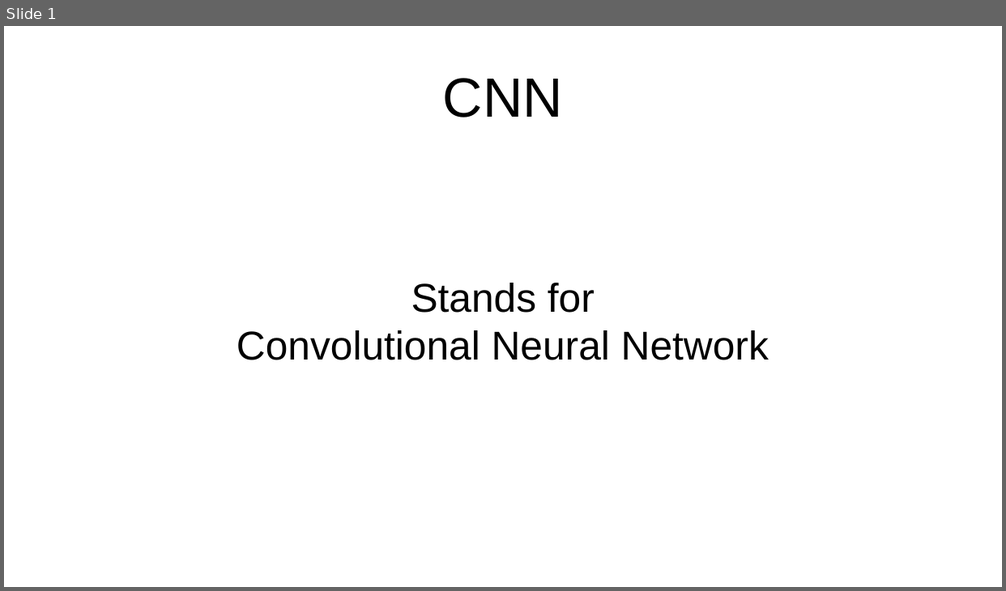
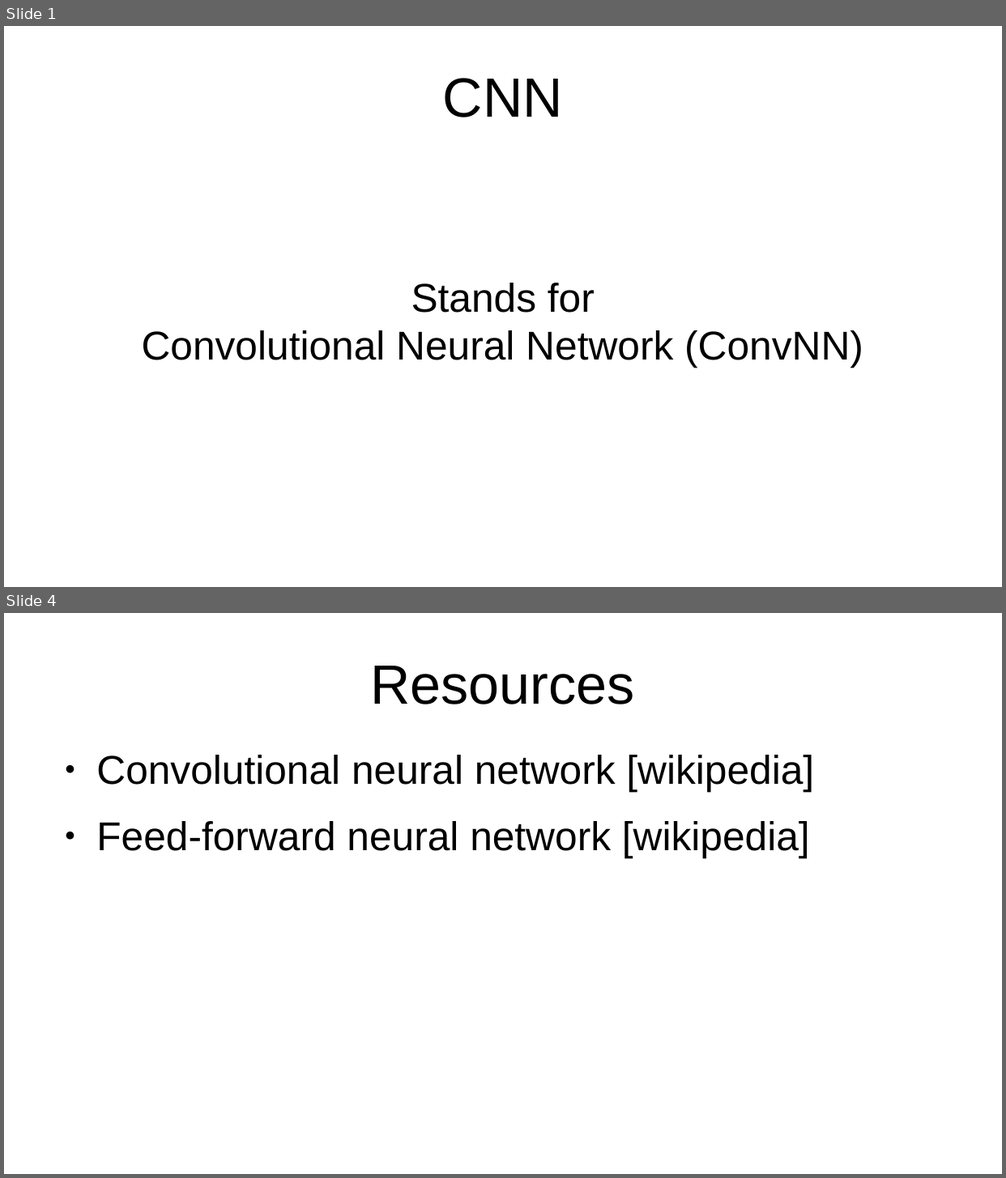
Before and after one commit to MoatasemGamal/ConvNN, a slide deck: CNN.odp. Shown one above the other, each under a label of ours: slide 1 before the commit, slides 1 and 4 after it; the slides between them are not shown. The pictures are 1006x591 and 1006x1178 pixels, drawn with LibreOffice and Linux fonts; fonts in the diff are those of the drawing. Boxes give left, top, right and bottom in pixels: in the first picture for what was removed or moved away, otherwise in the second. Text is boxed around its words. In the diff, an @@ line names an element or a change of style, - is before the commit and + after.

Commit message:
add CNN definition and resources slide

```diff
--- a/CNN.odp
+++ b/CNN.odp
@@ slide 4 added at (x1=4, y1=613, x2=1002, y2=1174), background #FFFFFF @@
@@ title added at (x1=371, y1=666, x2=635, y2=705), 44 pt, text #000000 @@
+Resources
@@ text added at (x1=96, y1=755, x2=814, y2=858), 32 pt, text #000000 @@
+● Convolutional neural network [wikipedia]
+● Feed-forward neural network [wikipedia]
@@ slide 1 changed as well @@
@@ subtitle at (x1=142, y1=283, x2=863, y2=368): text changed @@
-Stands for
-Convolutional Neural Network
+Stands for
+Convolutional Neural Network (ConvNN)
```
Also in this commit, not shown: 2 other slides added.
